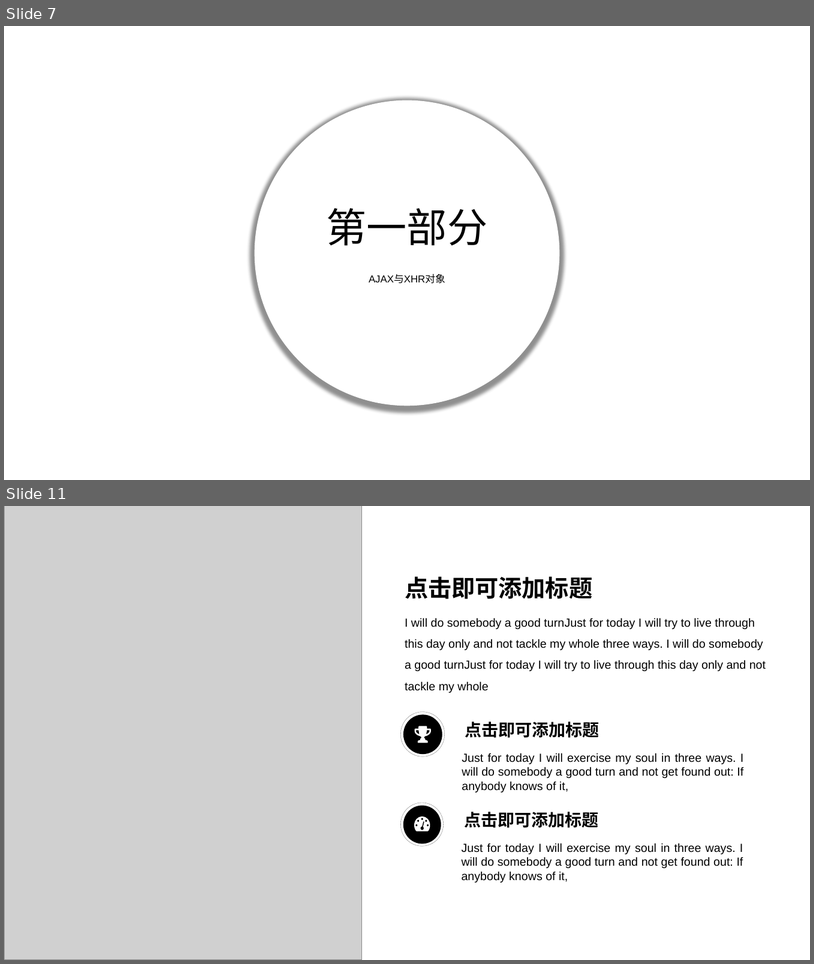
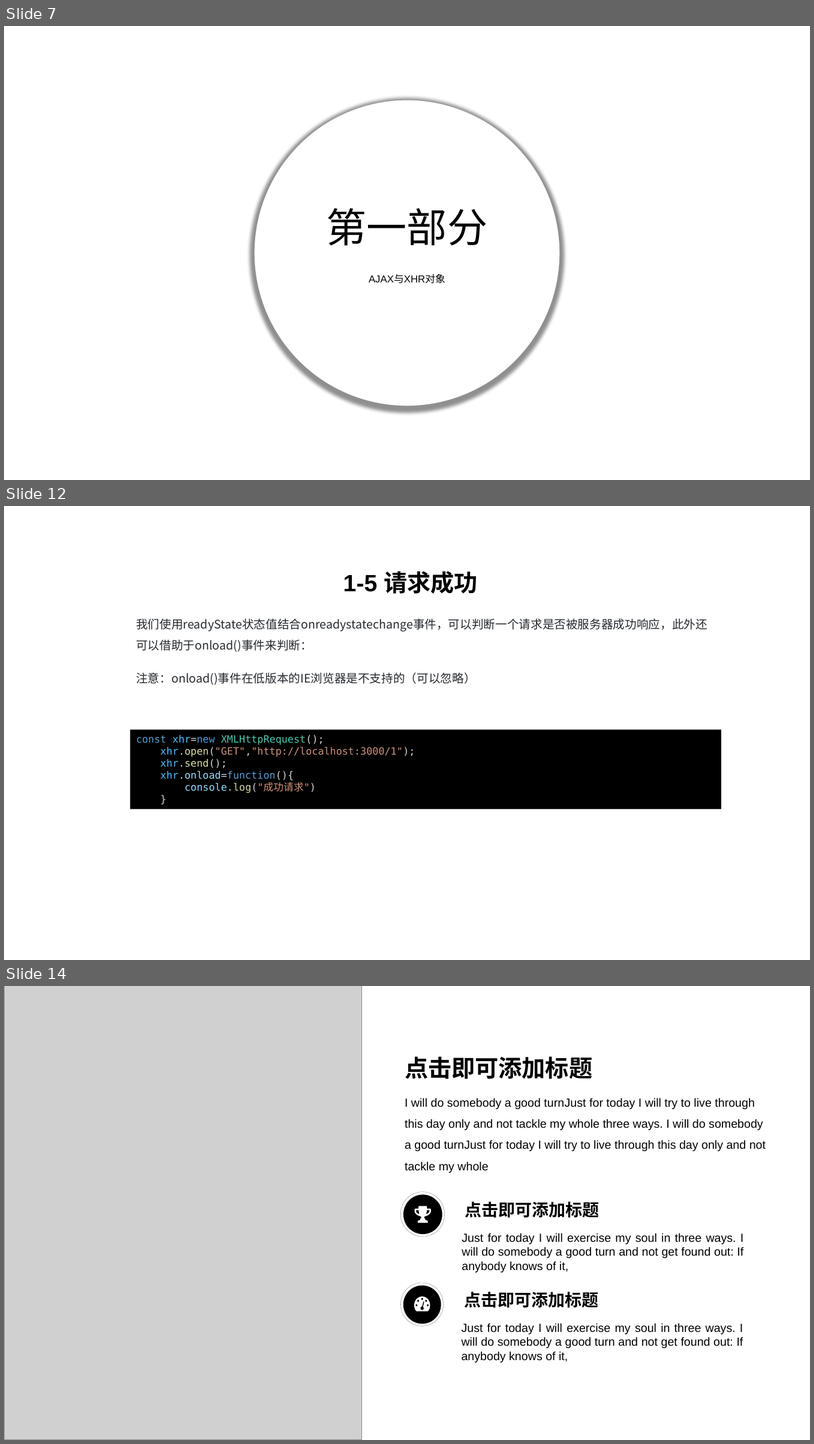
Before and after one commit to CowenZhengHao/ajax, a slide deck: 课件.pptx. Shown one above the other, each under a label of ours: slides 7 and 11 before the commit, slides 7, 12 and 14 after it; the slides between them are not shown. The pictures are 814x964 and 814x1444 pixels, drawn with LibreOffice and Linux fonts; fonts in the diff are those of the drawing; grey boxes stand for pictures; background and template pictures are left out. Boxes give left, top, right and bottom in pixels: in the first picture for what was removed or moved away, otherwise in the second. Text is boxed around its words. In the diff, an @@ line names an element or a change of style, - is before the commit and + after.

```diff
--- a/课件.pptx
+++ b/课件.pptx
@@ slide 12 added at box(4, 506, 810, 960), background #FFFFFF @@
@@ text added at box(344, 571, 478, 594), 28 pt, text #000000, bold @@
+1-5 请求成功
@@ text added at box(136, 618, 708, 652), 14 pt, text #24292E @@
+我们使用readyState状态值结合onreadystatechange事件，可以判断一个请求是否被服务器成功响应，此外还可以借助于onload()事件来判断：
@@ text added at box(136, 672, 476, 685), 14 pt, text #24292E @@
+注意：onload()事件在低版本的IE浏览器是不支持的（可以忽略）
@@ rectangle added at box(131, 729, 722, 808), fill #000000, 12 pt, text #CE9178 @@
+const xhr=new XMLHttpRequest();
+xhr.open("GET","http://localhost:3000/1");
+xhr.send();
+xhr.onload=function(){
+console.log("成功请求")
+}
@@ what was slide 11 is now slide 14 @@
```
Also in this commit, not shown: 2 slides changed, 3 other slides added, 1 slide removed, 3 other files.
